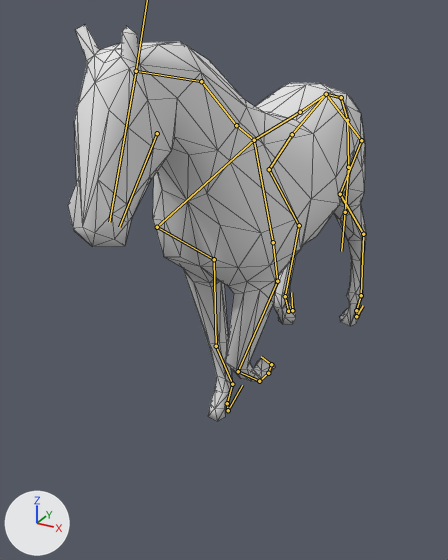
The Blender file Assets/Models/horse_rigged.blend as it was, and as the next commit left it.
Both versions are drawn from a 50 mm camera at (5.65, -13.12, 4.46) aimed at (-0.93, -1.15, -1.52). The axes (+X, +Y, +Z) are drawn at lower left. The lights are the same throughout. Both versions are drawn at frame 32 of the action 'Trot'; the numbers are the values there. The bones that bend it are drawn over the model as lines. Mesh edges are drawn as thin lines.
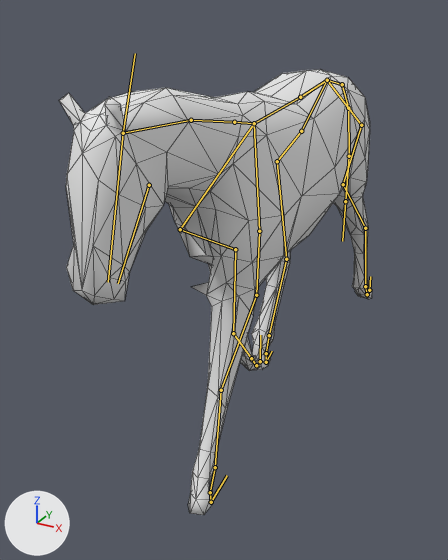
Commit message: trot animation WIP

What differs and where, as boxes (x1, y1, x2, y2) in the pictures (448 x 560 px):
'Cube', posed (12% taller): before (68, 24, 366, 421); after (59, 70, 372, 515)
bone 'HalswirbelUnten', root to tip: before (254, 140) to (236, 125); after (254, 123) to (234, 122)
bone 'HalswirbelMitte', root to tip: before (236, 125) to (201, 81); after (234, 122) to (191, 120)
bone 'HalswirbelOben', root to tip: before (201, 81) to (136, 71); after (191, 120) to (123, 133)
bone 'Bone.008', root to tip: before (326, 94) to (361, 140); after (327, 80) to (361, 125)
bone 'Hüfte.L', root to tip: before (361, 140) to (340, 194); after (361, 125) to (343, 184)
bone 'Oberschenkel.L', root to tip: before (340, 194) to (363, 234); after (343, 184) to (365, 228)
bone 'Unterschenkel.L', root to tip: before (363, 234) to (361, 295); after (365, 228) to (365, 286)
bone 'FesselHinten.L', root to tip: before (361, 295) to (356, 310); after (365, 286) to (367, 294)
bone 'HufHinten.L', root to tip: before (356, 310) to (356, 316); after (367, 294) to (369, 290)
bone 'Bone.009', root to tip: before (326, 94) to (292, 134); after (327, 80) to (301, 131)
bone 'Hüfte.R', root to tip: before (292, 134) to (269, 169); after (301, 131) to (277, 161)
bone 'Oberschenkel.R', root to tip: before (269, 169) to (299, 225); after (277, 161) to (286, 259)
bone 'Unterschenkel.R', root to tip: before (299, 225) to (285, 296); after (286, 259) to (269, 335)
bone 'FesselHinten.R', root to tip: before (285, 296) to (288, 311); after (269, 335) to (266, 353)
bone 'HufHinten.R', root to tip: before (288, 311) to (292, 310); after (266, 353) to (266, 362)
bone 'Schulter.L', root to tip: before (254, 140) to (273, 242); after (254, 123) to (259, 231)
bone 'Oberarm.L', root to tip: before (273, 242) to (277, 281); after (259, 231) to (256, 295)
bone 'Elle.L', root to tip: before (277, 281) to (238, 371); after (256, 295) to (221, 390)
bone 'Röhrbein.L', root to tip: before (238, 371) to (259, 381); after (221, 390) to (215, 467)
bone 'FesselVorne.L', root to tip: before (259, 381) to (268, 373); after (215, 467) to (210, 492)
bone 'Schulter.R', root to tip: before (254, 140) to (157, 227); after (254, 123) to (180, 229)
bone 'Oberarm.R', root to tip: before (157, 227) to (214, 259); after (180, 229) to (235, 249)
bone 'Elle.R', root to tip: before (214, 259) to (216, 346); after (235, 249) to (233, 333)
bone 'Röhrbein.R', root to tip: before (216, 346) to (232, 384); after (233, 333) to (251, 358)
bone 'FesselVorne.R', root to tip: before (232, 384) to (227, 403); after (251, 358) to (256, 365)

What the commit changed:
Bone 'Root' (bone_root) moves from (0.0, 0.0, 0.0) to (0.0, 0.34, 0.03).
Bone 'HalswirbelUnten' (bone_halswirbelunten) turns from (3, 0, -1) to (21, 0, -1) degrees about its own x, y and z.
Bone 'HalswirbelMitte' (bone_halswirbelmitte) turns from (4, 0, 0) to (11, 0, 0) degrees about its own x, y and z.
Bone 'HalswirbelOben' (bone_halswirbeloben) turns from (3, 0, 0) to (-15, 0, 0) degrees about its own x, y and z.
Bone 'Bone.008' (bone_bone_008) turns from (-1, 2, 3) to (-3, 3, 7) degrees about its own x, y and z.
Bone 'Hüfte.L' (bone_hüfte_l) turns from (-1, 1, 1) to (-2, 2, 8) degrees about its own x, y and z.
Bone 'Oberschenkel.L' (bone_oberschenkel_l) turns from (6, 0, -1) to (-6, 0, -2) degrees about its own x, y and z.
Bone 'Unterschenkel.L' (bone_unterschenkel_l) turns from (-2, 0, -1) to (4, 0, -1) degrees about its own x, y and z.
Bone 'FesselHinten.L' (bone_fesselhinten_l) turns from (-17, 1, 0) to (54, 0, 1) degrees about its own x, y and z.
Bone 'HufHinten.L' (bone_hufhinten_l) turns from (28, 0, 0) to (39, 0, 1) degrees about its own x, y and z.
Bone 'Bone.009' (bone_bone_009) turns from (13, 7, 9) to (2, 4, 10) degrees about its own x, y and z.
Bone 'Hüfte.R' (bone_hüfte_r) turns from (-1, 7, 9) to (3, 1, 11) degrees about its own x, y and z.
Bone 'Oberschenkel.R' (bone_oberschenkel_r) turns from (20, -1, -7) to (-3, 0, -1) degrees about its own x, y and z.
Bone 'Unterschenkel.R' (bone_unterschenkel_r) turns from (-44, -2, -3) to (-6, 0, 0) degrees about its own x, y and z.
Bone 'FesselHinten.R' (bone_fesselhinten_r) turns from (84, 7, 0) to (26, -1, -6) degrees about its own x, y and z.
Bone 'HufHinten.R' (bone_hufhinten_r) turns from (28, 2, -1) to (6, 0, -1) degrees about its own x, y and z.
Bone 'Schulter.L' (bone_schulter_l) turns from (0, 7, 0) to (-5, -3, -3) degrees about its own x, y and z.
Bone 'Oberarm.L' (bone_oberarm_l) turns from (0, 3, 7) to (-16, -2, -4) degrees about its own x, y and z.
Bone 'Elle.L' (bone_elle_l) turns from (-13, 1, 2) to (-1, 1, -2) degrees about its own x, y and z.
Bone 'Röhrbein.L' (bone_röhrbein_l) turns from (49, -3, 0) to (-9, 0, 0) degrees about its own x, y and z.
Bone 'FesselVorne.L' (bone_fesselvorne_l) turns from (81, 1, -6) to (26, -1, -5) degrees about its own x, y and z.
Bone 'Schulter.R' (bone_schulter_r) turns from (-3, -3, -4) to (-17, -7, -14) degrees about its own x, y and z.
Bone 'Oberarm.R' (bone_oberarm_r) turns from (5, 1, 0) to (-4, 2, 7) degrees about its own x, y and z.
Bone 'Elle.R' (bone_elle_r) turns from (2, 0, 0) to (-8, -2, 2) degrees about its own x, y and z.
Bone 'Röhrbein.R' (bone_röhrbein_r) turns from (1, 0, 0) to (15, 0, 0) degrees about its own x, y and z.
Bone 'FesselVorne.R' (bone_fesselvorne_r) turns from (-12, -1, 0) to (50, 0, -1) degrees about its own x, y and z.
